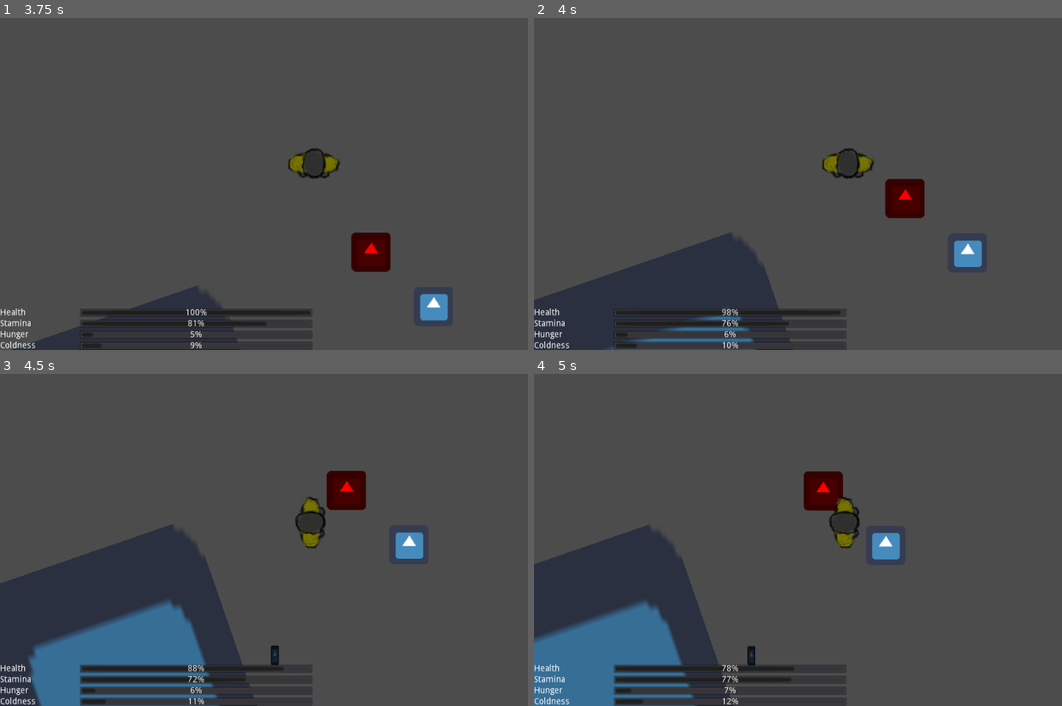
Above: before the commit, frames 1-4 (two rows, left to right).
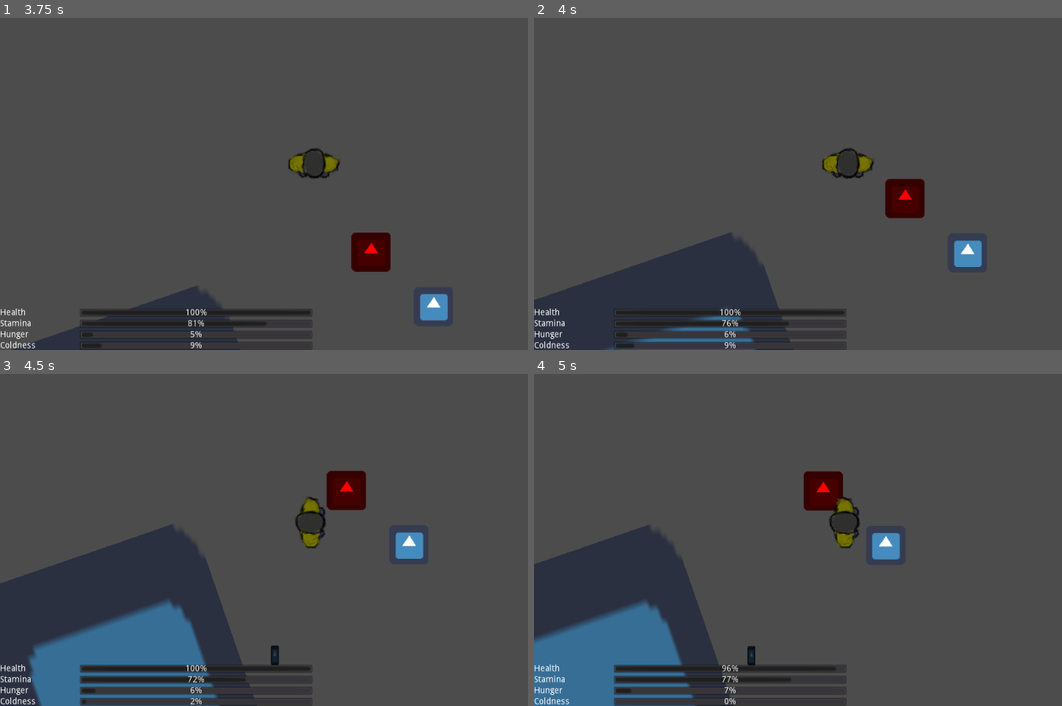
Above: after the commit, the same moments.

Repository: MilanVasko/ludum-dare-50
Game: Godot game, scene res://ingame/ingame.tscn
Same seed, same stepped clock (60 frames per second), same inputs: the game is played once before the commit and once after it. The engine's default icon, where the game draws it, is replaced by a stand-in: a white triangle on a blue panel in a dark square.
Inputs:
- Up to frame 1 (3.75 s): tap Enter at 0.5 s; hold Shift (run) 0.53-1.28 s; hold W (up) 0.53-2.03 s; tap E (use) at 1.35, 2.85 s; hold Shift (run) 2.03-2.78 s; hold A (left) 2.03-3.53 s; hold S (down) from 3.53 s (still down); hold Shift (run) from 3.53 s (still down)
- Up to frame 2 (4 s): keep holding S (down); keep holding Shift (run)
- Up to frame 3 (4.5 s): release S (down) at 4.28 s; release Shift (run) at 4.28 s; hold D (right) from 4.28 s (still down); tap E (use) at 4.35 s
- Up to frame 4 (5 s): keep holding D (right)

Frame 1 is identical in both runs. In frame 2, 0.1% of the frame differs, in the area x 19-59%, y 87-100%; in frame 3, 0.2%, in the area x 16-59%, y 87-100%; in frame 4, 0.2%.

Commit message:
Refactor fire

Diff:
--- /dev/null
+++ b/fire/dangerous_zone.gd
@@ -0,0 +1,11 @@
+extends Area2D
+
+export(float) var damage_per_second
+
+func arrive(subject: Node2D) -> void:
+	if subject.has_method("_on_dangerous_area_arrive"):
+		subject._on_dangerous_area_arrive(damage_per_second)
+
+func leave(subject: Node2D) -> void:
+	if subject.has_method("_on_dangerous_area_leave"):
+		subject._on_dangerous_area_leave(damage_per_second)
--- a/fire/fire.gd
+++ /dev/null
@@ -1,10 +0,0 @@
-extends Area2D
-
-func _on_body_entered(body: PhysicsBody2D) -> void:
-	if body.has_method("_on_fire_entered"):
-		body._on_fire_entered()
-
-
-func _on_body_exited(body: PhysicsBody2D) -> void:
-	if body.has_method("_on_fire_exited"):
-		body._on_fire_exited()
--- a/fire/fire.tscn
+++ b/fire/fire.tscn
@@ -1,20 +1,31 @@
-[gd_scene load_steps=4 format=2]
+[gd_scene load_steps=6 format=2]
 
 [ext_resource path="res://icon.png" type="Texture" id=1]
-[ext_resource path="res://fire/fire.gd" type="Script" id=2]
+[ext_resource path="res://fire/dangerous_zone.gd" type="Script" id=2]
+[ext_resource path="res://fire/warm_zone.gd" type="Script" id=3]
 
 [sub_resource type="CircleShape2D" id=1]
 radius = 97.9847
 
-[node name="Fire" type="Area2D"]
-script = ExtResource( 2 )
+[sub_resource type="CircleShape2D" id=2]
+radius = 32.9848
+
+[node name="Fire" type="Node2D"]
 
 [node name="Sprite" type="Sprite" parent="."]
 modulate = Color( 1, 0, 0, 1 )
 texture = ExtResource( 1 )
 
-[node name="CollisionShape2D" type="CollisionShape2D" parent="."]
+[node name="WarmZone" type="Area2D" parent="."]
+script = ExtResource( 3 )
+warmth_per_second = 0.15
+
+[node name="CollisionShape2D" type="CollisionShape2D" parent="WarmZone"]
 shape = SubResource( 1 )
 
-[connection signal="body_entered" from="." to="." method="_on_body_entered"]
-[connection signal="body_exited" from="." to="." method="_on_body_exited"]
+[node name="DangerousZone" type="Area2D" parent="."]
+script = ExtResource( 2 )
+damage_per_second = 0.2
+
+[node name="CollisionShape2D" type="CollisionShape2D" parent="DangerousZone"]
+shape = SubResource( 2 )
--- /dev/null
+++ b/fire/warm_zone.gd
@@ -0,0 +1,11 @@
+extends Area2D
+
+export(float) var warmth_per_second
+
+func arrive(subject: Node2D) -> void:
+	if subject.has_method("_on_warm_area_arrive"):
+		subject._on_warm_area_arrive(warmth_per_second)
+
+func leave(subject: Node2D) -> void:
+	if subject.has_method("_on_warm_area_leave"):
+		subject._on_warm_area_leave(warmth_per_second)
--- a/player/player.gd
+++ b/player/player.gd
@@ -11,7 +11,6 @@
 const STAMINA_DECAY_PER_SECOND := 0.2
 
 var dead := false
-var in_fire := false
 var is_running := false
 var stamina_depleted := false
 
@@ -20,6 +19,7 @@
 var coldness := 0.0
 var hunger := 0.0
 
+var health_decay_accum := 0.0
 var coldness_fill_per_second := COLDNESS_FILL_PER_SECOND
 
 func _ready():
@@ -36,28 +36,25 @@
 	update_hunger(delta)
 	update_coldness(delta)
 
-func _on_fire_entered() -> void:
-	in_fire = true
-
-func _on_fire_exited() -> void:
-	in_fire = false
-
 func _on_warm_area_arrive(warmth_per_second: float) -> void:
 	coldness_fill_per_second -= warmth_per_second
-	print("current coldness " + str(coldness_fill_per_second))
 
 func _on_warm_area_leave(warmth_per_second: float) -> void:
 	coldness_fill_per_second += warmth_per_second
-	print("current coldness " + str(coldness_fill_per_second))
+
+func _on_dangerous_area_arrive(damage_per_second: float) -> void:
+	health_decay_accum += damage_per_second
+
+func _on_dangerous_area_leave(damage_per_second: float) -> void:
+	health_decay_accum -= damage_per_second
 
 func update_health(delta: float) -> void:
-	var health_decay := 0.0
+	var health_decay := health_decay_accum * delta
+
 	if coldness >= 1.0:
 		health_decay += COLDNESS_HEALTH_DECAY_PER_SECOND * delta
 	if hunger >= 1.0:
 		health_decay += HUNGER_HEALTH_DECAY_PER_SECOND * delta
-	if in_fire:
-		health_decay += FIRE_HEALTH_DECAY_PER_SECOND * delta
 	if health_decay > 0.0:
 		health -= health_decay
 		get_tree().call_group("health_subscriber", "_on_health_changed", health)
